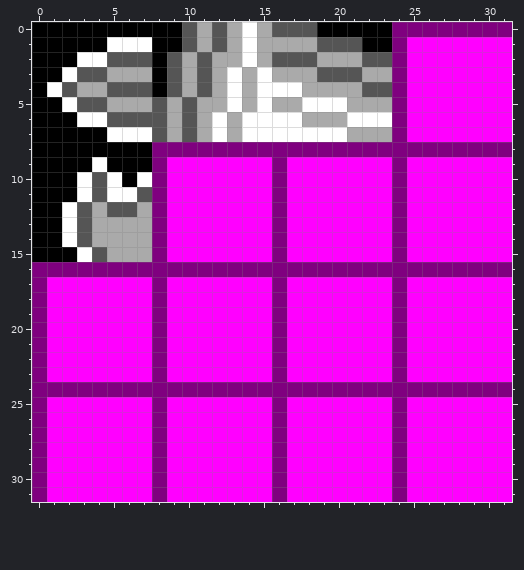
A pixel-art sprite gets an edit: res/VISUAL_DATA/EFFECTS/dynamic_effects.png. Above: the version before the commit.
The file is 32x32 pixels. Colours within 5 levels of each other are drawn and written as one.
Once edited:
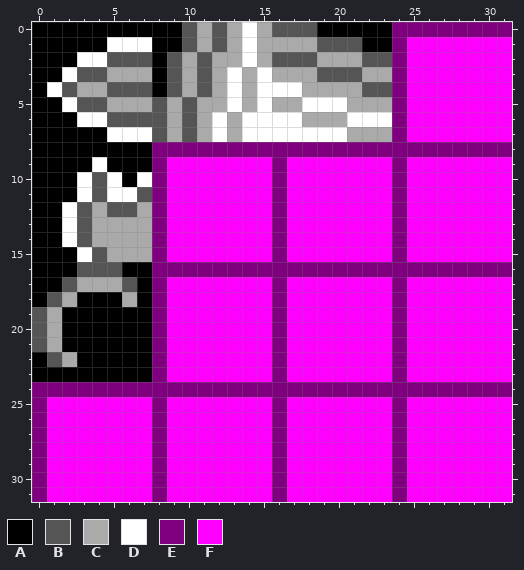
Palette (. is transparent): A #000000  B #555555  C #aaaaaa  D #ffffff  E #7f007f  F #ff00ff
What changed:
{"y":16,"x":0,"old":"EEEEEEEE","new":"AAABBBAA"}
{"y":17,"x":0,"old":"EFFFFFFF","new":"AABCCCBA"}
{"y":18,"x":0,"old":"EFFFFFFF","new":"ABCAAACA"}
{"y":19,"x":0,"old":"EFFFFFFF","new":"BCAAAAAA"}
{"y":20,"x":0,"old":"EFFFFFFF","new":"BCAAAAAA"}
{"y":21,"x":0,"old":"EFFFFFFF","new":"BCAAAAAA"}
{"y":22,"x":0,"old":"EFFFFFFF","new":"ABCAAAAA"}
{"y":23,"x":0,"old":"EFFFFFFF","new":"AAAAAAAA"}
{"label":"changed","picture_box":[32,262,152,382]}
